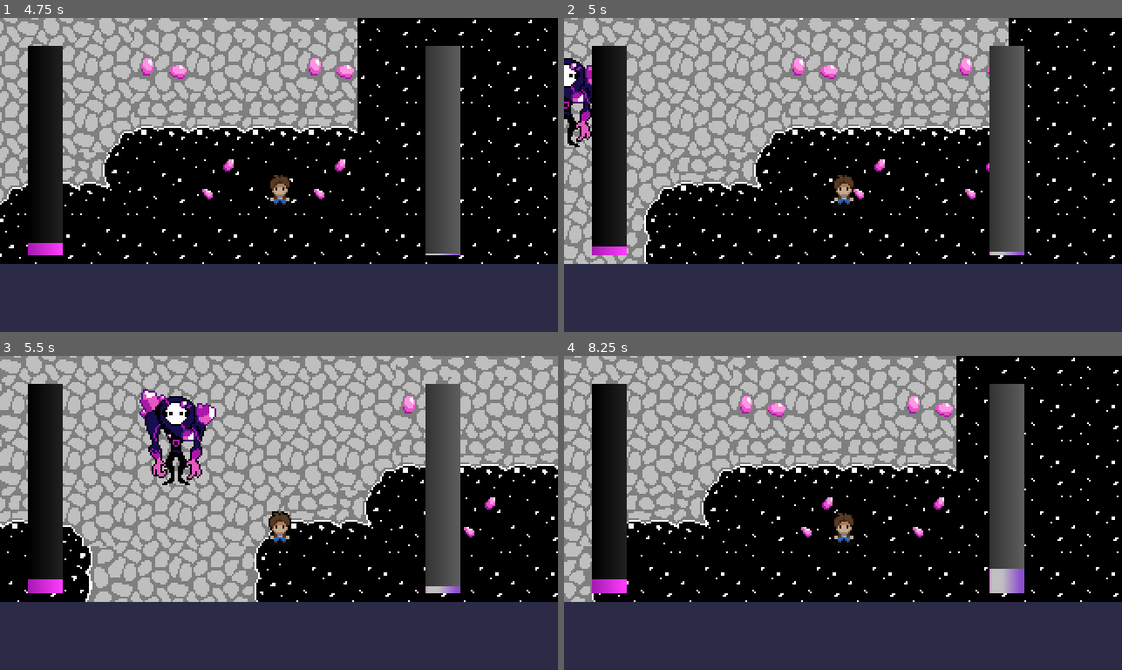
Above: before the commit, frames 1-4 (two rows, left to right).
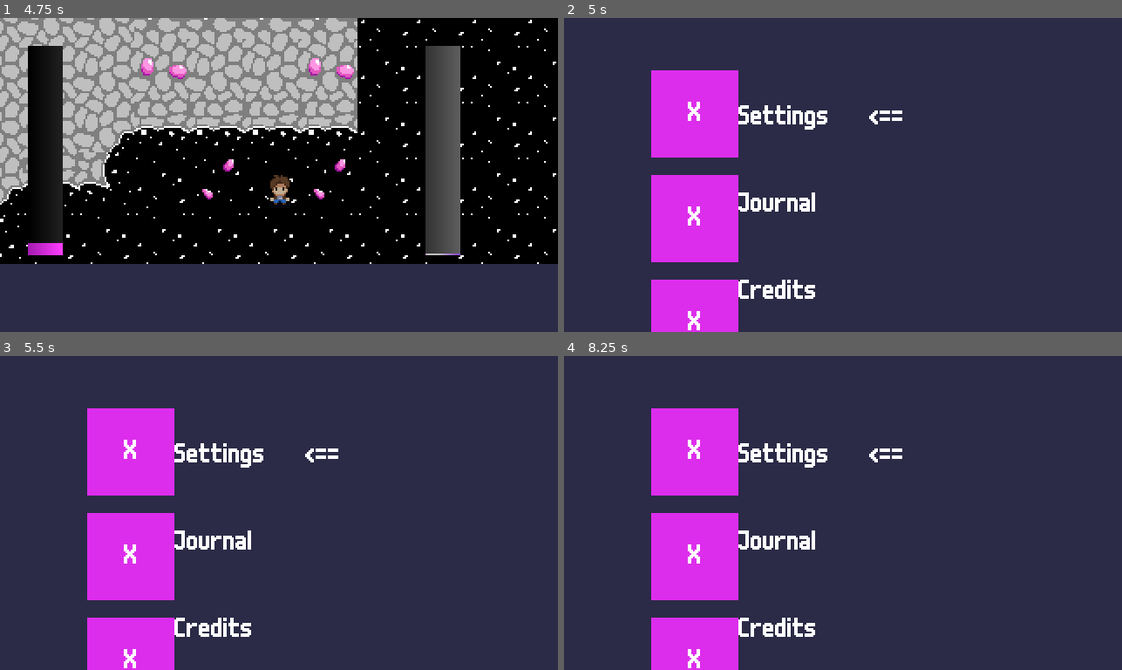
Above: after the commit, the same moments.

Repository: AxelArredondo/gamejam-2026
Game: Godot game, scene res://scenes/main_menu.tscn
Two runs of this game, one before a commit and one after it. Both use one fixed random seed, a clock stepped at 60 frames per second and the inputs below.
Inputs:
- Up to frame 1 (4.75 s): click "Play" at 0.5 s; tap Enter (AdvanceText) at 1.25, 1.35, 2.85, 4.35 s; hold D (Right) 1.28-2.03 s; hold S (Down) 2.03-2.78 s; tap M (maskOn) at 2.1, 3.6 s; hold D (Right) 2.78-3.53 s; hold W (Up) 3.53-4.28 s; hold A (Left) from 4.28 s (still down)
- Up to frame 2 (5 s): keep holding A (Left); tap Escape (Escape) at 4.9 s
- Up to frame 3 (5.5 s): keep holding A (Left); tap M (maskOn) at 5.1 s
- Up to frame 4 (8.25 s): release A (Left) at 5.78 s; hold S (Down) 5.78-6.53 s; tap Enter (AdvanceText) at 5.85, 7.35 s; hold D (Right) 6.53-7.28 s; tap M (maskOn) at 6.6, 8.1 s; tap Space at 7.25 s; hold W (Up) 7.28-8.03 s; hold D (Right) from 8.03 s (still down)

Frame 1 is identical in both runs. In frame 2, 80% of the frame differs, in the area x 0-100%, y 0-100%; in frame 3, 80%; in frame 4, 80%.

Commit message:
Menus linked to Cave Level
Menus linked to Cave Level

Diff:
--- a/scenes/cave.tscn
+++ b/scenes/cave.tscn
@@ -1,14 +1,15 @@
-[gd_scene load_steps=26 format=3 uid="uid://dls1mq51sduj8"]
+[gd_scene load_steps=27 format=3 uid="uid://beixssv48cjsi"]
 
+[ext_resource type="Script" uid="uid://bfujtel5s0qhj" path="res://scenes/cave2PauseMenu.gd" id="1_aises"]
 [ext_resource type="Texture2D" uid="uid://dkd6s6476b7dd" path="res://assets/tilesets/gamejam2026-tileset-cave1.png" id="1_w2l0f"]
 [ext_resource type="Texture2D" uid="uid://bbxk6ekslerfm" path="res://assets/tilesets/gamejam2026-tileset-cave2.png" id="2_rawnq"]
-[ext_resource type="PackedScene" uid="uid://cv0d3xsishdot" path="res://scenes/miner_patrol.tscn" id="3_rawnq"]
-[ext_resource type="PackedScene" uid="uid://d2wt60c7lmjvv" path="res://scenes/player.tscn" id="4_ywssb"]
-[ext_resource type="PackedScene" uid="uid://cxlpwl1xip81e" path="res://scenes/foreman.tscn" id="5_6sqbx"]
-[ext_resource type="PackedScene" path="res://scenes/text_box.tscn" id="6_ip074"]
+[ext_resource type="PackedScene" uid="uid://cqoribwtcp6en" path="res://scenes/miner_patrol.tscn" id="3_rawnq"]
+[ext_resource type="PackedScene" uid="uid://brwjts0lxqwpo" path="res://scenes/player.tscn" id="4_ywssb"]
+[ext_resource type="PackedScene" uid="uid://cawf44pyjd5sb" path="res://scenes/foreman.tscn" id="5_6sqbx"]
+[ext_resource type="PackedScene" uid="uid://brnnb4fql735u" path="res://scenes/text_box.tscn" id="6_ip074"]
 [ext_resource type="PackedScene" uid="uid://bbtkvqnk47004" path="res://scenes/hud.tscn" id="7_ip074"]
 [ext_resource type="PackedScene" uid="uid://c7g2sghmmiiv0" path="res://scenes/switch.tscn" id="8_cameo"]
-[ext_resource type="Script" uid="uid://2dy06a3clkqr" path="res://scenes/barrier.gd" id="9_uonky"]
+[ext_resource type="Script" path="res://scenes/barrier.gd" id="9_uonky"]
 
 [sub_resource type="TileMapPattern" id="TileMapPattern_w2l0f"]
 tile_data = PackedInt32Array(0, 0, 3, 65536, 0, 3, 131072, 0, 3, 196608, 0, 3, 262144, 0, 4, 1, 65536, 3, 65537, 65536, …(484 unchanged characters)…
@@ -111,6 +112,7 @@
 size = Vector2(48.45755, 70)
 
 [node name="Node2D" type="Node2D"]
+script = ExtResource("1_aises")
 
 [node name="TileMap" type="TileMap" parent="."]
 tile_set = SubResource("TileSet_6sqbx")
--- /dev/null
+++ b/scenes/cave2PauseMenu.gd
@@ -0,0 +1,13 @@
+extends Node2D
+
+
+# Called when the node enters the scene tree for the first time.
+func _ready() -> void:
+	pass # Replace with function body.
+
+
+# Called every frame. 'delta' is the elapsed time since the previous frame.
+func _process(delta: float) -> void:
+	if Input.is_action_just_pressed("Escape"):
+		get_tree().change_scene_to_file("res://scenes/Text_Menu.tscn")
+	pass
